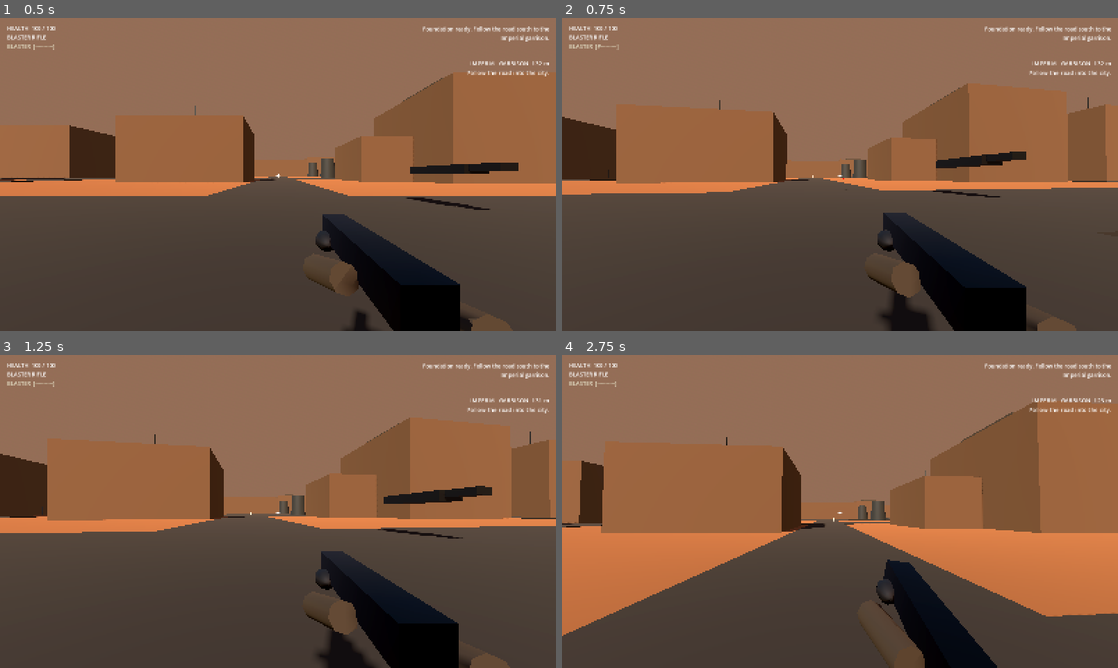
Above: before the commit, frames 1-4 (two rows, left to right).
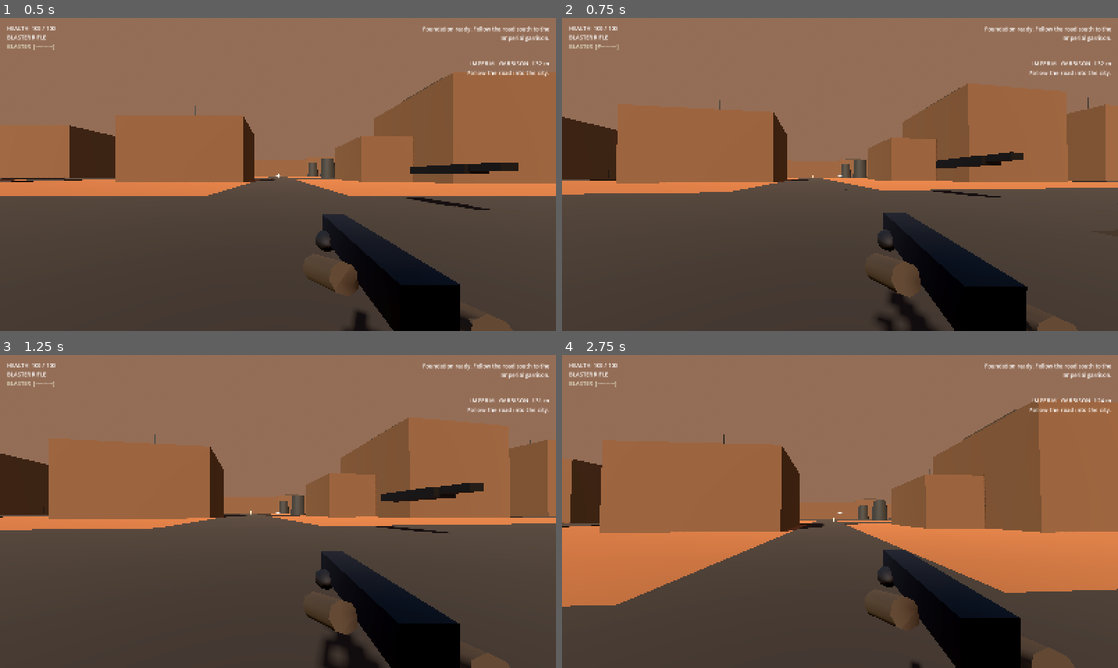
Above: after the commit, the same moments.

Repository: Deputy1389/far-horizon
Game: Godot game, scene res://game/scenes/main.tscn
Same seed, same stepped clock (60 frames per second), same inputs: the game is played once before the commit and once after it.
Inputs (mouse positions are in pixels of both pictures, inside the frame that each line leads up to):
- Up to frame 1 (0.5 s): no input
- Up to frame 2 (0.75 s): tap Enter at 0.5 s; move the mouse to (867, 174) at 0.52 s; hold W (move_forward) from 0.53 s (still down); tap C (crouch) at 0.6 s; click (867, 174) at 0.67 s
- Up to frame 3 (1.25 s): keep holding W (move_forward); tap Space (jump) at 0.77, 1.07 s; tap Z (prone) at 0.8 s
- Up to frame 4 (2.75 s): keep holding W (move_forward); move the mouse to (812, 511) at 1.27 s; tap Z (prone) at 1.35 s; tap Space (jump) at 1.52, 1.82, 2.3 s; tap Shift (sprint) at 1.55 s; move the mouse to (851, 505) at 2.02 s; hold Shift (sprint) from 2.03 s (still down)

Frame 1 is identical in both runs. In frame 2, 0.5% of the frame differs, in the area x 4-98%, y 21-100%; in frame 3, 2.5%; in frame 4, 8.6%, in the area x 0-100%, y 13-100%.

Commit message:
movement: slow infantry pace and soften acceleration

Diff:
--- a/game/scripts/player/fps_controller.gd
+++ b/game/scripts/player/fps_controller.gd
@@ -10,14 +10,14 @@
 const CROUCH := "crouch"
 const PRONE := "prone"
 
-@export var walk_speed := 4.8
-@export var sprint_speed := 7.4
-@export var crouch_speed := 2.7
-@export var prone_speed := 1.35
-@export var ground_acceleration := 27.0
-@export var ground_deceleration := 34.0
+@export var walk_speed := 4.15
+@export var sprint_speed := 6.35
+@export var crouch_speed := 2.3
+@export var prone_speed := 1.05
+@export var ground_acceleration := 22.0
+@export var ground_deceleration := 30.0
 @export var air_acceleration := 4.4
-@export var jump_velocity := 5.55
+@export var jump_velocity := 5.2
 @export var jump_buffer_window := 0.12
 @export var mouse_sensitivity := 0.00175
 @export var step_height := 0.42
